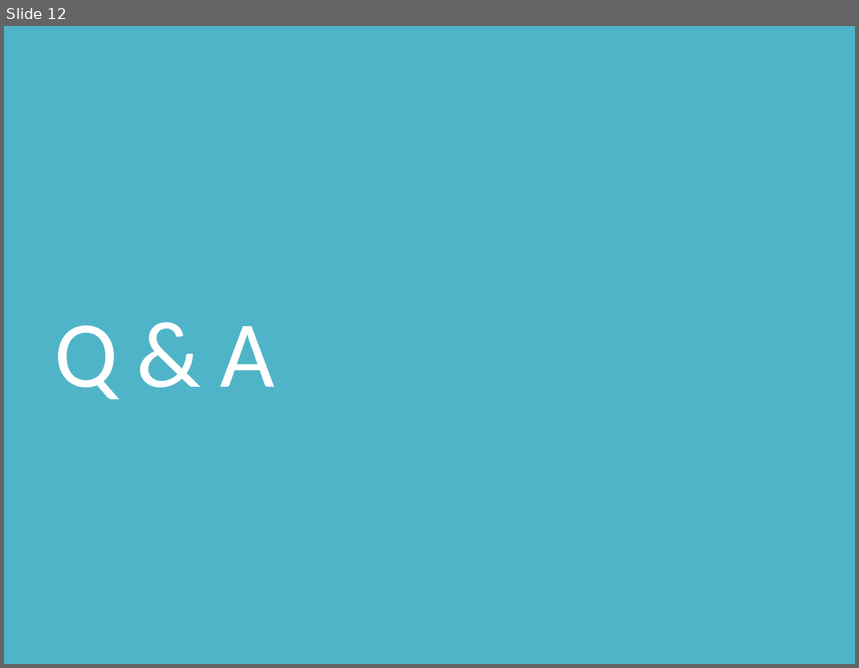
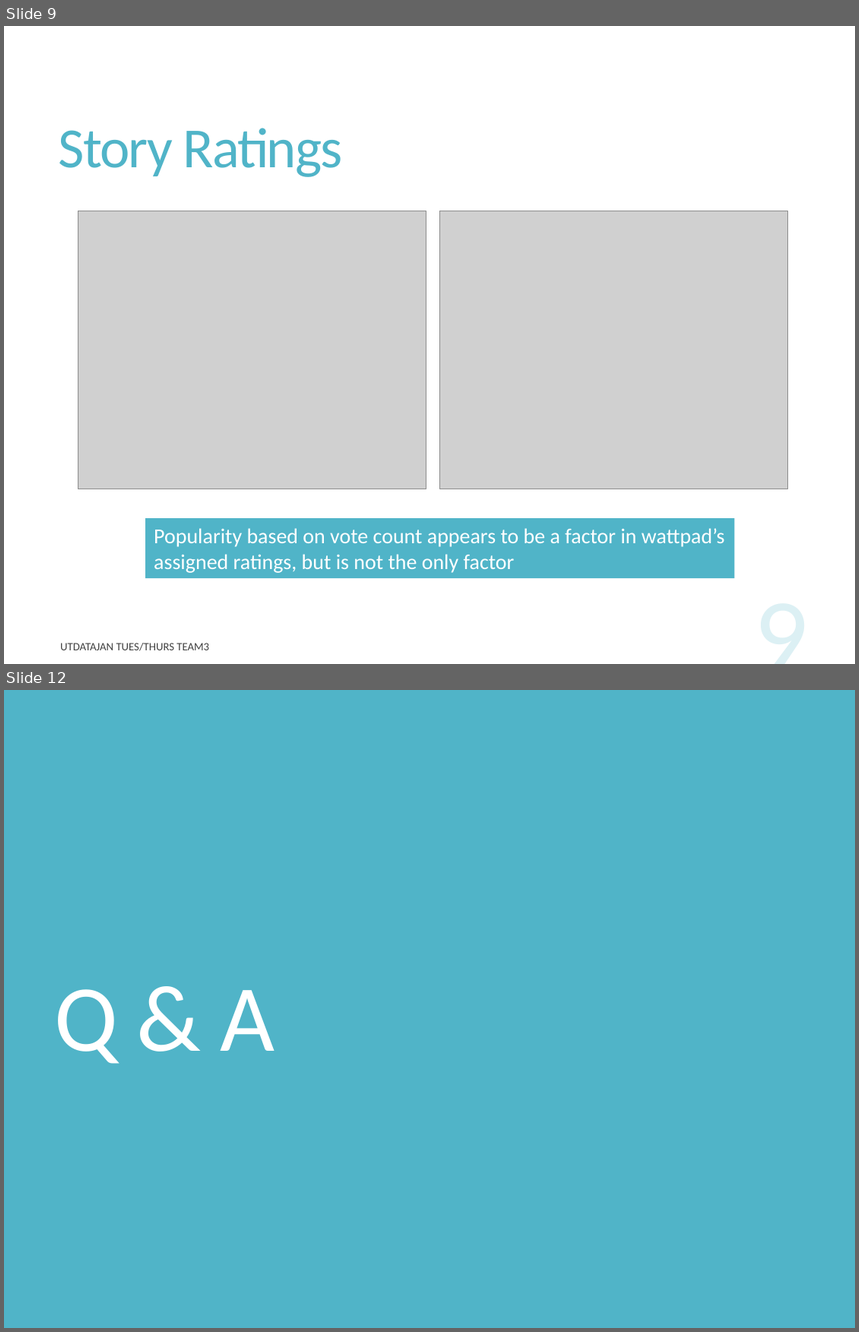
Before and after one commit to rupalimayekar/ProjectWattpad, a slide deck: WattpadPrez.pptx. Shown one above the other, each under a label of ours: slide 12 before the commit, slides 9 and 12 after it; the slides between them are not shown. The pictures are 859x668 and 859x1332 pixels, drawn with LibreOffice and Linux fonts; fonts in the diff are those of the drawing; grey boxes stand for pictures. Boxes give left, top, right and bottom in pixels: in the first picture for what was removed or moved away, otherwise in the second. Text is boxed around its words. In the diff, an @@ line names an element or a change of style, - is before the commit and + after.

```diff
--- a/WattpadPrez.pptx
+++ b/WattpadPrez.pptx
@@ slide 9 added at (4, 26, 855, 664), background #FFFFFF @@
@@ title added at (59, 128, 343, 177), 48 pt, text #50B4C8 @@
+Story Ratings
@@ picture added at (78, 211, 427, 490) @@
@@ picture added at (439, 211, 788, 490) @@
@@ rectangle added at (145, 518, 734, 579), fill #50B4C8, 18 pt, text #FFFFFF @@
+Popularity based on vote count appears to be a factor in wattpad’s assigned ratings, but is not the only factor
@@ page number added at (613, 569, 817, 664), 90 pt, text #50B4C8 at 20% opacity @@
+9
@@ text added at (60, 643, 209, 651), 9.5 pt, text #000000 at 75% opacity @@
+UTDATAJAN TUES/THURS TEAM3
```
Also in this commit, not shown: 8 slides changed, 1 other slide added, 2 slides removed, 9 other files.
